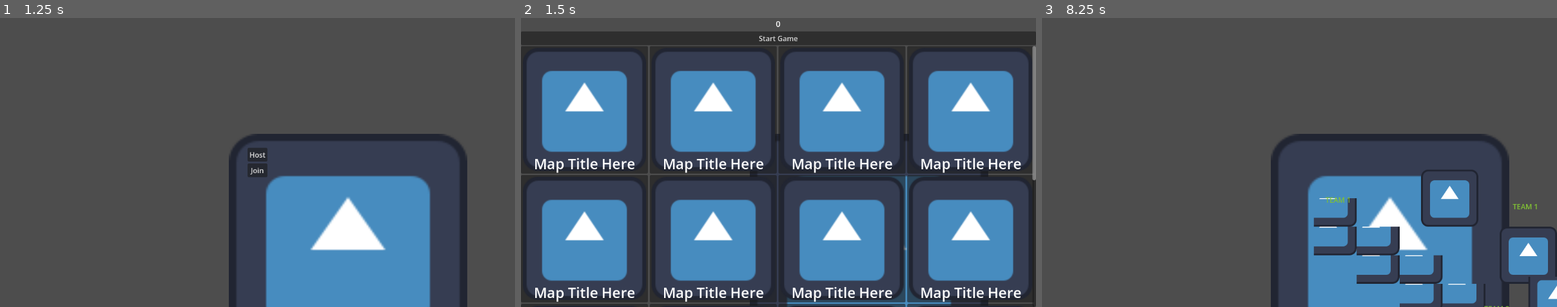
Above: before the commit, frames 1-3 (left to right).
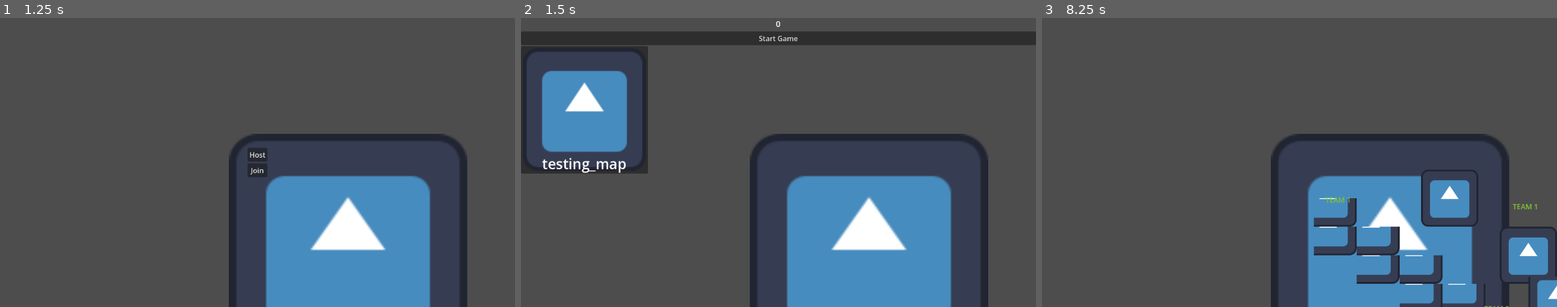
Above: after the commit, the same moments.

Repository: BoneheadBreaker/Romboid
Game: Godot game, scene res://scenes/main.tscn
The game is run twice, just before and just after one commit, with the same random seed, the same clock (stepped at 60 frames per second) and the same inputs. The engine's default icon, where the game draws it, is replaced by a stand-in: a white triangle on a blue panel in a dark square.
Inputs (mouse positions are in pixels of both pictures, inside the frame that each line leads up to):
- Up to frame 1 (1.25 s): tap Enter at 0.5 s; move the mouse to (370, 148) at 0.52 s; hold A (A) from 0.53 s (still down); tap D (D) at 0.8 s
- Up to frame 2 (1.5 s): release A (A) at 1.25 s; click "Host" at 1.25 s
- Up to frame 3 (8.25 s): click (1103, 110) at 2 s; click (1232, 110) at 2.77 s; click (1361, 110) at 3.52 s; click (1490, 110) at 4.27 s; click (1103, 237) at 5.02 s; click (1232, 237) at 5.77 s; click (1361, 237) at 6.52 s; click (1490, 237) at 7.27 s; click "Start Game" at 8 s

Frame 1 is identical in both runs. In frame 2, 52% of the frame differs, in the area x 0-100%, y 9-100%; in frame 3, nothing differs.

Commit message:
P2: adding multiple map support

Diff:
--- a/scenes/UI/host_ui.gd
+++ b/scenes/UI/host_ui.gd
@@ -1,15 +1,54 @@
 extends Control
 
 @onready var connected_players_label = $VBoxContainer/ConnectedPlayers
+@onready var grid = $MarginContainer/ScrollContainer/GridContainer
 
-# Called when the node enters the scene tree for the first time.
+@export var card_scene: PackedScene
+
+var scene_names: Array[String] = []
+
 func _ready() -> void:
-	pass # Replace with function body.
+	get_builtin_maps()
+	spawn_map_cards()
+
+func get_builtin_maps():
+	scene_names.clear()
+
+	var path = "res://scenes/Maps"
+	var dir = DirAccess.open(path)
+	if dir == null:
+		push_error("Cannot open directory: " + path)
+		return
+
+	dir.list_dir_begin()
+	var file_name = dir.get_next()
+
+	while file_name != "":
+		if !dir.current_is_dir():
+			if file_name.ends_with(".tscn"):
+				scene_names.append(file_name.get_basename())
+
+		file_name = dir.get_next()
+
+	dir.list_dir_end()
 
 
-# Called every frame. 'delta' is the elapsed time since the previous frame.
+func spawn_map_cards() -> void:
+	for child in grid.get_children():
+		child.queue_free()
+
+	for scene_name in scene_names:
+		var card = card_scene.instantiate()
+
+		var path = "res://scenes/Maps/%s.tscn" % scene_name
+
+		card.setup(scene_name, path)
+
+		grid.add_child(card)
+
 func _process(delta: float) -> void:
 	connected_players_label.text = str(NetworkManager.players.size())
 
+
 func _on_start_game_button_pressed() -> void:
 	Signals.start_game.emit(false)
--- a/scenes/UI/host_ui.tscn
+++ b/scenes/UI/host_ui.tscn
@@ -14,6 +14,7 @@
 grow_horizontal = 2
 grow_vertical = 2
 script = ExtResource("1_vc6kq")
+card_scene = ExtResource("2_o056o")
 
 [node name="MarginContainer" type="MarginContainer" parent="." unique_id=268160527]
 layout_mode = 1
@@ -31,54 +32,6 @@
 [node name="GridContainer" type="GridContainer" parent="MarginContainer/ScrollContainer" unique_id=1639524534]
 layout_mode = 2
 columns = 4
-
-[node name="MapCardUI" parent="MarginContainer/ScrollContainer/GridContainer" unique_id=1193859978 instance=ExtResource("2_o056o")]
-layout_mode = 2
-
-[node name="MapCardUI2" parent="MarginContainer/ScrollContainer/GridContainer" unique_id=1852737510 instance=ExtResource("2_o056o")]
-layout_mode = 2
-
-[node name="MapCardUI3" parent="MarginContainer/ScrollContainer/GridContainer" unique_id=959142946 instance=ExtResource("2_o056o")]
-layout_mode = 2
-
-[node name="MapCardUI4" parent="MarginContainer/ScrollContainer/GridContainer" unique_id=852326262 instance=ExtResource("2_o056o")]
-layout_mode = 2
-
-[node name="MapCardUI6" parent="MarginContainer/ScrollContainer/GridContainer" unique_id=1897071194 instance=ExtResource("2_o056o")]
-layout_mode = 2
-
-[node name="MapCardUI7" parent="MarginContainer/ScrollContainer/GridContainer" unique_id=1625153720 instance=ExtResource("2_o056o")]
-layout_mode = 2
-
-[node name="MapCardUI8" parent="MarginContainer/ScrollContainer/GridContainer" unique_id=351757116 instance=ExtResource("2_o056o")]
-layout_mode = 2
-
-[node name="MapCardUI9" parent="MarginContainer/ScrollContainer/GridContainer" unique_id=141138116 instance=ExtResource("2_o056o")]
-layout_mode = 2
-
-[node name="MapCardUI14" parent="MarginContainer/ScrollContainer/GridContainer" unique_id=1252883465 instance=ExtResource("2_o056o")]
-layout_mode = 2
-
-[node name="MapCardUI15" parent="MarginContainer/ScrollContainer/GridContainer" unique_id=1628827820 instance=ExtResource("2_o056o")]
-layout_mode = 2
-
-[node name="MapCardUI16" parent="MarginContainer/ScrollContainer/GridContainer" unique_id=405841580 instance=ExtResource("2_o056o")]
-layout_mode = 2
-
-[node name="MapCardUI17" parent="MarginContainer/ScrollContainer/GridContainer" unique_id=1059298836 instance=ExtResource("2_o056o")]
-layout_mode = 2
-
-[node name="MapCardUI18" parent="MarginContainer/ScrollContainer/GridContainer" unique_id=1651661327 instance=ExtResource("2_o056o")]
-layout_mode = 2
-
-[node name="MapCardUI19" parent="MarginContainer/ScrollContainer/GridContainer" unique_id=1750924278 instance=ExtResource("2_o056o")]
-layout_mode = 2
-
-[node name="MapCardUI20" parent="MarginContainer/ScrollContainer/GridContainer" unique_id=2137653468 instance=ExtResource("2_o056o")]
-layout_mode = 2
-
-[node name="MapCardUI13" parent="MarginContainer/ScrollContainer/GridContainer" unique_id=1254473701 instance=ExtResource("2_o056o")]
-layout_mode = 2
 
 [node name="VBoxContainer" type="VBoxContainer" parent="." unique_id=721969091]
 layout_mode = 1
--- /dev/null
+++ b/scenes/UI/map_card_ui.gd
@@ -0,0 +1,15 @@
+extends Button
+
+@onready var label = $VBoxContainer/Label
+
+var map_name: String
+var scene_path: String
+
+func setup(name: String, path: String) -> void:
+	# warning @onready variables may not be ready here
+
+	map_name = name
+	scene_path = path
+
+func _ready() -> void:
+	label.text = map_name
--- a/scenes/UI/map_card_ui.tscn
+++ b/scenes/UI/map_card_ui.tscn
@@ -1,6 +1,7 @@
 [gd_scene format=3 uid="uid://c3fqv663v7w07"]
 
 [ext_resource type="Texture2D" uid="uid://bl537f7pa0y8m" path="res://icon.svg" id="1_pw022"]
+[ext_resource type="Script" uid="uid://dpq3smnerkl05" path="res://scenes/UI/map_card_ui.gd" id="2_8e7hg"]
 
 [sub_resource type="LabelSettings" id="LabelSettings_8e7hg"]
 font_size = 32
@@ -18,6 +19,7 @@
 icon = ExtResource("1_pw022")
 icon_alignment = 1
 expand_icon = true
+script = ExtResource("2_8e7hg")
 
 [node name="VBoxContainer" type="VBoxContainer" parent="." unique_id=1807781621]
 layout_mode = 1
@@ -35,3 +37,5 @@
 label_settings = SubResource("LabelSettings_8e7hg")
 horizontal_alignment = 1
 vertical_alignment = 1
+
+[connection signal="pressed" from="." to="." method="_on_map_pressed"]
--- a/scripts/Signals.gd
+++ b/scripts/Signals.gd
@@ -14,3 +14,5 @@
 signal back_to_lobby # the host wants to return to the lobby (for example after an odd number of players message)
 
 signal server_disconnected # called on the client when the server disconnects
+
+signal map_selected(map)
Not shown, added: scenes/UI/map_card_ui.gd.uid
Not shown, changed: README.md
Not shown, added: scenes/UI/host_ui.tscn10343388100.tmp
